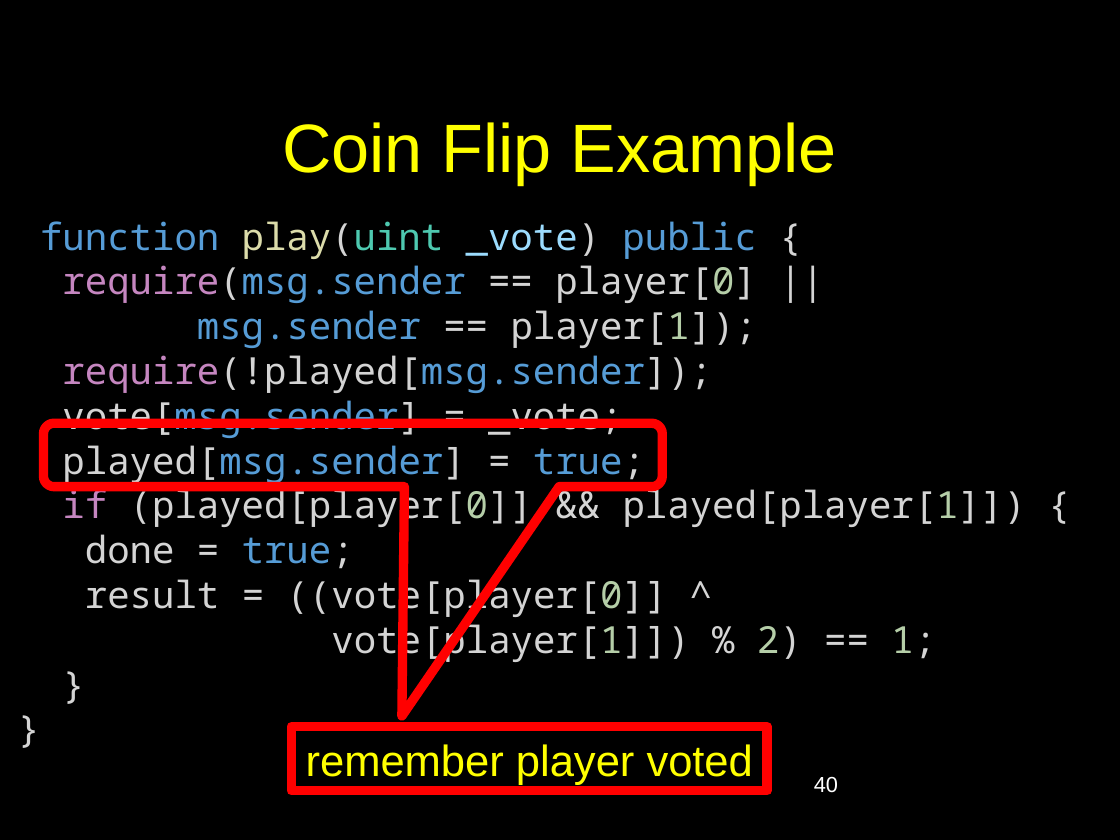
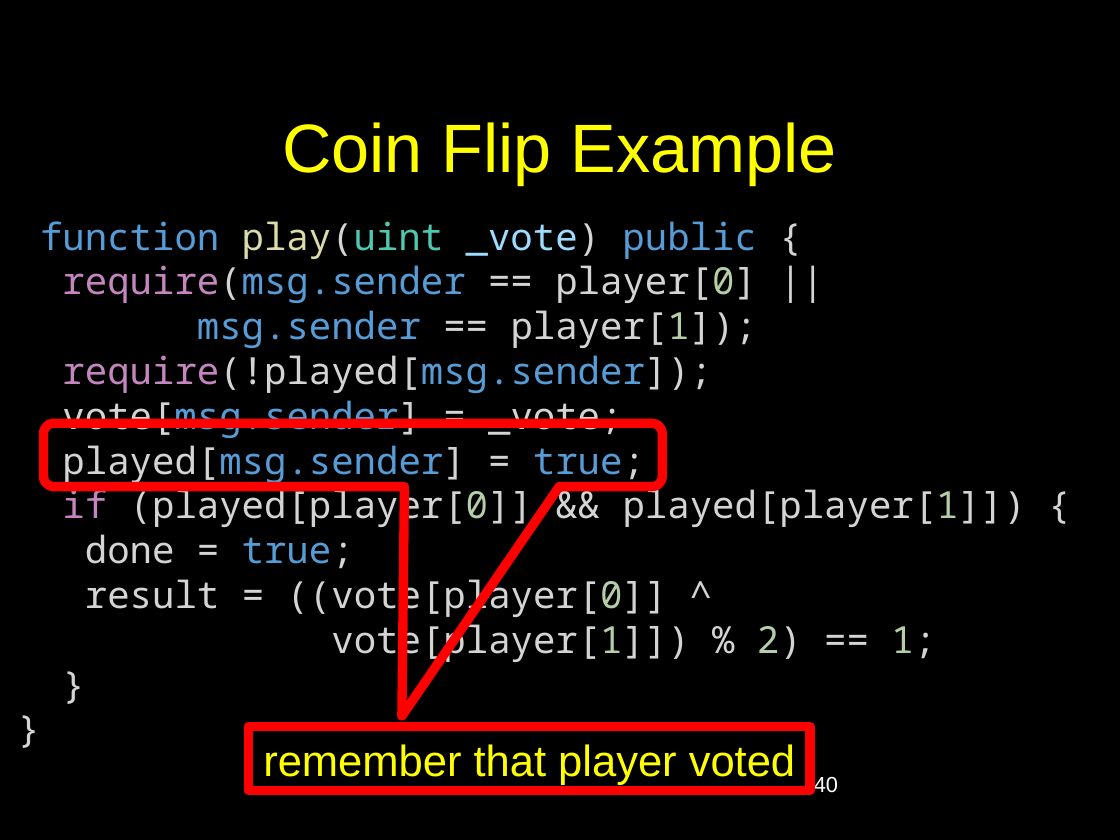
Before and after one commit to jadsmaeil/csci1951l, a slide deck: slide 40 of public/lecture-6-solidity.pptx. Drawn at 1120x840 pixels with LibreOffice and Linux fonts; fonts in the diff are those of the drawing. Boxes give left, top, right and bottom in pixels: in the first picture for what was removed or moved away, otherwise in the second. Text is boxed around its words. In the diff, an @@ line names an element or a change of style, - is before the commit and + after.

```diff
--- a/public/lecture-6-solidity.pptx
+++ b/public/lecture-6-solidity.pptx
@@ rectangle "remember that player voted": place and size @@
-rectangle "remember that player voted" at (291,727,767,791)
+rectangle "remember that player voted" at (249,727,810,791)
@@ text in rectangle at (263,744,795,785): text changed @@
-remember player voted
+remember that player voted
```
Also in this commit, not shown: 21 other slides changed, 1 slide added, 9 other files.
